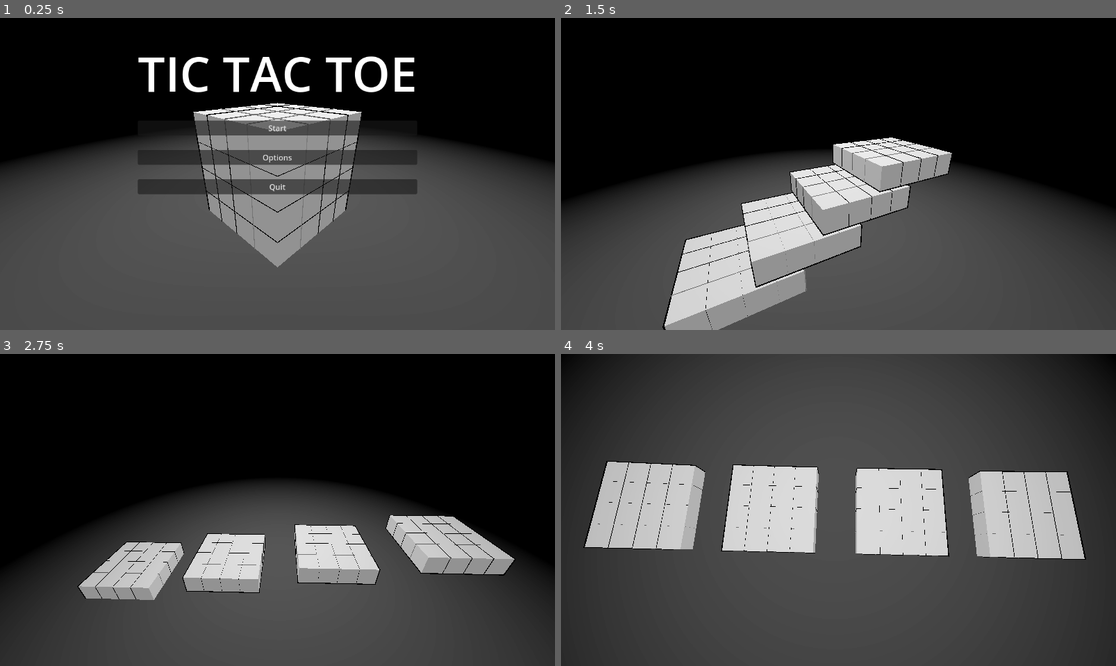
Above: before the commit, frames 1-4 (two rows, left to right).
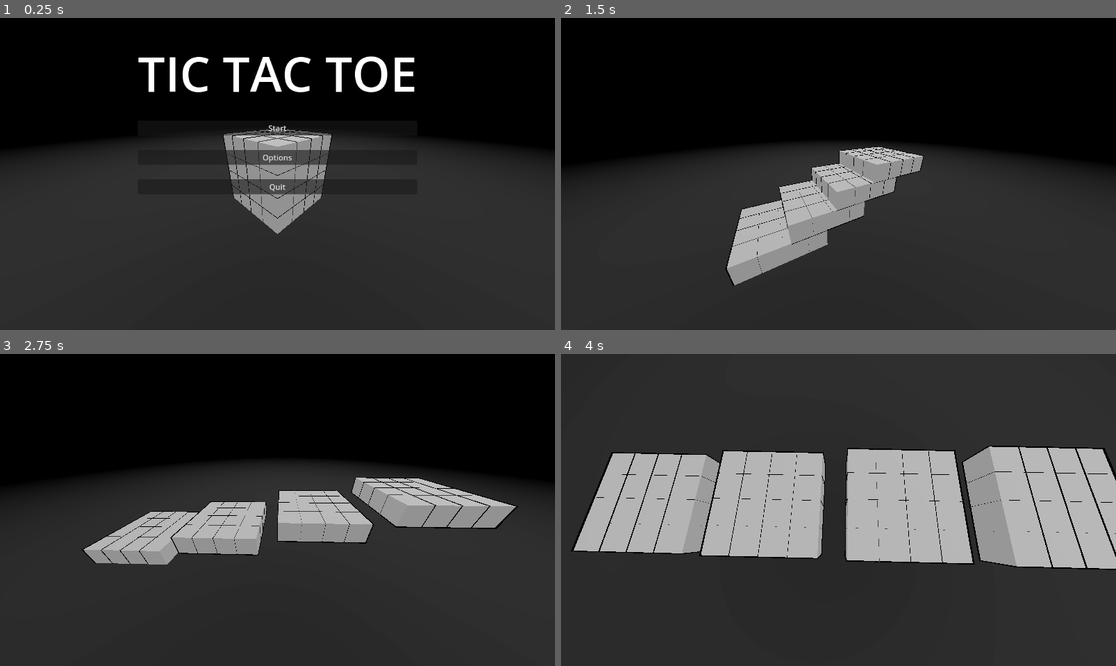
Above: after the commit, the same moments.

Repository: WingusInbound/3D-Tic-Tac-Toe
Game: Godot game, scene res://Scenes/main.tscn
The game is run twice, just before and just after one commit, with the same random seed, the same clock (stepped at 60 frames per second) and the same inputs.
Inputs (mouse positions are in pixels of both pictures, inside the frame that each line leads up to):
- Up to frame 1 (0.25 s): no input
- Up to frame 2 (1.5 s): click "Start" at 0.5 s; move the mouse to (960, 158) at 1.27 s; press the mouse at (960, 158) at 1.28 s
- Up to frame 3 (2.75 s): move the mouse to (166, 525) at 2.02 s; release the mouse at (166, 525) at 2.03 s; click (166, 525) at 2.1 s
- Up to frame 4 (4 s): move the mouse to (894, 441) at 2.77 s; press the mouse at (894, 441) at 2.78 s; move the mouse to (810, 572) at 3.52 s; release the mouse at (810, 572) at 3.53 s; click (810, 572) at 3.6 s

The runs differ from the first frame. In frame 1, 47% of the frame differs, in the area x 0-100%, y 27-100%; in frame 2, 36%; in frame 3, 43%; in frame 4, 47%, in the area x 0-100%, y 0-100%.

Commit message:
messed around, found out

Diff:
--- a/Scenes/main.tscn
+++ b/Scenes/main.tscn
@@ -33,247 +33,38 @@
 tracks/0/type = "value"
 tracks/0/imported = false
 tracks/0/enabled = true
-tracks/0/path = NodePath("LayerFour:position")
+tracks/0/path = NodePath("Camera3D:position")
 tracks/0/interp = 1
 tracks/0/loop_wrap = true
 tracks/0/keys = {
 "times": PackedFloat32Array(0),
 "transitions": PackedFloat32Array(1),
 "update": 0,
-"values": [Vector3(0, 0, 0)]
+"values": [Vector3(-5, 5, 5)]
 }
 tracks/1/type = "value"
 tracks/1/imported = false
 tracks/1/enabled = true
-tracks/1/path = NodePath("LayerThree:position")
+tracks/1/path = NodePath("Camera3D:rotation")
 tracks/1/interp = 1
 tracks/1/loop_wrap = true
 tracks/1/keys = {
 "times": PackedFloat32Array(0),
 "transitions": PackedFloat32Array(1),
 "update": 0,
-"values": [Vector3(0, 0, 0)]
+"values": [Vector3(-0.436332, -0.785398, 0)]
 }
 tracks/2/type = "value"
 tracks/2/imported = false
 tracks/2/enabled = true
-tracks/2/path = NodePath("LayerTwo:position")
+tracks/2/path = NodePath("Camera3D:fov")
 tracks/2/interp = 1
 tracks/2/loop_wrap = true
 tracks/2/keys = {
 "times": PackedFloat32Array(0),
 "transitions": PackedFloat32Array(1),
 "update": 0,
-"values": [Vector3(0, 0, 0)]
-}
-tracks/3/type = "value"
-tracks/3/imported = false
-tracks/3/enabled = true
-tracks/3/path = NodePath("LayerOne:position")
-tracks/3/interp = 1
-tracks/3/loop_wrap = true
-tracks/3/keys = {
-"times": PackedFloat32Array(0),
-"transitions": PackedFloat32Array(1),
-"update": 0,
-"values": [Vector3(0, 0, 0)]
-}
-tracks/4/type = "value"
-tracks/4/imported = false
-tracks/4/enabled = true
-tracks/4/path = NodePath("Camera3D:position")
-tracks/4/interp = 1
-tracks/4/loop_wrap = true
-tracks/4/keys = {
-"times": PackedFloat32Array(0),
-"transitions": PackedFloat32Array(1),
-"update": 0,
-"values": [Vector3(-5, 5, 5)]
-}
-tracks/5/type = "value"
-tracks/5/imported = false
-tracks/5/enabled = true
-tracks/5/path = NodePath("Camera3D:rotation")
-tracks/5/interp = 1
-tracks/5/loop_wrap = true
-tracks/5/keys = {
-"times": PackedFloat32Array(0),
-"transitions": PackedFloat32Array(1),
-"update": 0,
-"values": [Vector3(-0.436332, -0.785398, 0)]
-}
-tracks/6/type = "value"
-tracks/6/imported = false
-tracks/6/enabled = true
-tracks/6/path = NodePath("LayerThree:rotation")
-tracks/6/interp = 1
-tracks/6/loop_wrap = true
-tracks/6/keys = {
-"times": PackedFloat32Array(0),
-"transitions": PackedFloat32Array(1),
-"update": 0,
-"values": [Vector3(0, 0, 0)]
-}
-tracks/7/type = "value"
-tracks/7/imported = false
-tracks/7/enabled = true
-tracks/7/path = NodePath("LayerOne:rotation")
-tracks/7/interp = 1
-tracks/7/loop_wrap = true
-tracks/7/keys = {
-"times": PackedFloat32Array(0),
-"transitions": PackedFloat32Array(1),
-"update": 0,
-"values": [Vector3(0, 0, 0)]
-}
-tracks/8/type = "value"
-tracks/8/imported = false
-tracks/8/enabled = true
-tracks/8/path = NodePath("LayerTwo:rotation")
-tracks/8/interp = 1
-tracks/8/loop_wrap = true
-tracks/8/keys = {
-"times": PackedFloat32Array(0),
-"transitions": PackedFloat32Array(1),
-"update": 0,
-"values": [Vector3(0, 0, 0)]
-}
-tracks/9/type = "value"
-tracks/9/imported = false
-tracks/9/enabled = true
-tracks/9/path = NodePath("LayerFour:rotation")
-tracks/9/interp = 1
-tracks/9/loop_wrap = true
-tracks/9/keys = {
-"times": PackedFloat32Array(0),
-"transitions": PackedFloat32Array(1),
-"update": 0,
-"values": [Vector3(0, 0, 0)]
-}
-
-[sub_resource type="Animation" id="Animation_rmkl8"]
-resource_name = "game_win"
-length = 4.0
-step = 1.0
-tracks/0/type = "value"
-tracks/0/imported = false
-tracks/0/enabled = true
-tracks/0/path = NodePath("LayerFour:position")
-tracks/0/interp = 2
-tracks/0/loop_wrap = true
-tracks/0/keys = {
-"times": PackedFloat32Array(0, 2, 3),
-"transitions": PackedFloat32Array(1, 1, 1),
-"update": 0,
-"values": [Vector3(0, 0, 0), Vector3(9, 0, 0), Vector3(9, -3, 0)]
-}
-tracks/1/type = "value"
-tracks/1/imported = false
-tracks/1/enabled = true
-tracks/1/path = NodePath("LayerThree:position")
-tracks/1/interp = 2
-tracks/1/loop_wrap = true
-tracks/1/keys = {
-"times": PackedFloat32Array(0, 2, 3),
-"transitions": PackedFloat32Array(1, 1, 1),
-"update": 0,
-"values": [Vector3(0, 0, 0), Vector3(3, 0, 0), Vector3(3, -2, 0)]
-}
-tracks/2/type = "value"
-tracks/2/imported = false
-tracks/2/enabled = true
-tracks/2/path = NodePath("LayerTwo:position")
-tracks/2/interp = 2
-tracks/2/loop_wrap = true
-tracks/2/keys = {
-"times": PackedFloat32Array(0, 2, 3),
-"transitions": PackedFloat32Array(1, 1, 1),
-"update": 0,
-"values": [Vector3(0, 0, 0), Vector3(-3, 0, 0), Vector3(-3, -1, 0)]
-}
-tracks/3/type = "value"
-tracks/3/imported = false
-tracks/3/enabled = true
-tracks/3/path = NodePath("LayerOne:position")
-tracks/3/interp = 2
-tracks/3/loop_wrap = true
-tracks/3/keys = {
-"times": PackedFloat32Array(0, 2, 3),
-"transitions": PackedFloat32Array(1, 1, 1),
-"update": 0,
-"values": [Vector3(0, 0, 0), Vector3(-9, 0, 0), Vector3(-9, 0, 0)]
-}
-tracks/4/type = "value"
-tracks/4/imported = false
-tracks/4/enabled = true
-tracks/4/path = NodePath("Camera3D:position")
-tracks/4/interp = 2
-tracks/4/loop_wrap = true
-tracks/4/keys = {
-"times": PackedFloat32Array(0, 2, 4),
-"transitions": PackedFloat32Array(1, 1, 1),
-"update": 0,
-"values": [Vector3(-5, 5, 5), Vector3(0, 10, 10), Vector3(0, 10, 0)]
-}
-tracks/5/type = "value"
-tracks/5/imported = false
-tracks/5/enabled = true
-tracks/5/path = NodePath("Camera3D:rotation")
-tracks/5/interp = 2
-tracks/5/loop_wrap = true
-tracks/5/keys = {
-"times": PackedFloat32Array(0, 2, 4),
-"transitions": PackedFloat32Array(1, 1, 1),
-"update": 0,
-"values": [Vector3(-0.436332, -0.785398, 0), Vector3(-0.436332, 0, 0), Vector3(-1.5708, 0, 0)]
-}
-tracks/6/type = "value"
-tracks/6/imported = false
-tracks/6/enabled = true
-tracks/6/path = NodePath("LayerThree:rotation")
-tracks/6/interp = 2
-tracks/6/loop_wrap = true
-tracks/6/keys = {
-"times": PackedFloat32Array(3, 4),
-"transitions": PackedFloat32Array(1, 1),
-"update": 0,
-"values": [Vector3(0, 0, 0), Vector3(0, 0, 0.0349066)]
-}
-tracks/7/type = "value"
-tracks/7/imported = false
-tracks/7/enabled = true
-tracks/7/path = NodePath("LayerOne:rotation")
-tracks/7/interp = 2
-tracks/7/loop_wrap = true
-tracks/7/keys = {
-"times": PackedFloat32Array(3, 4),
-"transitions": PackedFloat32Array(1, 1),
-"update": 0,
-"values": [Vector3(0, 0, 0), Vector3(0, 0, -0.174533)]
-}
-tracks/8/type = "value"
-tracks/8/imported = false
-tracks/8/enabled = true
-tracks/8/path = NodePath("LayerTwo:rotation")
-tracks/8/interp = 2
-tracks/8/loop_wrap = true
-tracks/8/keys = {
-"times": PackedFloat32Array(3, 4),
-"transitions": PackedFloat32Array(1, 1),
-"update": 0,
-"values": [Vector3(0, 0, 0), Vector3(0, 0, -0.0349066)]
-}
-tracks/9/type = "value"
-tracks/9/imported = false
-tracks/9/enabled = true
-tracks/9/path = NodePath("LayerFour:rotation")
-tracks/9/interp = 2
-tracks/9/loop_wrap = true
-tracks/9/keys = {
-"times": PackedFloat32Array(3, 4),
-"transitions": PackedFloat32Array(1, 1),
-"update": 0,
-"values": [Vector3(0, 0, 0), Vector3(0, 0, 0.0872665)]
+"values": [100.0]
 }
 
 [sub_resource type="Animation" id="Animation_ydefg"]
@@ -283,183 +74,64 @@
 tracks/0/type = "value"
 tracks/0/imported = false
 tracks/0/enabled = true
-tracks/0/path = NodePath("LayerFour:position")
+tracks/0/path = NodePath("Camera3D:position")
 tracks/0/interp = 2
 tracks/0/loop_wrap = true
 tracks/0/keys = {
-"times": PackedFloat32Array(0, 2, 3),
+"times": PackedFloat32Array(0, 2, 4),
 "transitions": PackedFloat32Array(1, 1, 1),
 "update": 0,
-"values": [Vector3(0, 0, 0), Vector3(9, 0, 0), Vector3(9, -3, 0)]
+"values": [Vector3(-5, 5, 5), Vector3(0, 10, 10), Vector3(0, 10, 0)]
 }
 tracks/1/type = "value"
 tracks/1/imported = false
 tracks/1/enabled = true
-tracks/1/path = NodePath("LayerThree:position")
+tracks/1/path = NodePath("Camera3D:rotation")
 tracks/1/interp = 2
 tracks/1/loop_wrap = true
 tracks/1/keys = {
-"times": PackedFloat32Array(0, 2, 3),
-"transitions": PackedFloat32Array(1, 1, 1),
-"update": 0,
-"values": [Vector3(0, 0, 0), Vector3(3, 0, 0), Vector3(3, -2, 0)]
-}
-tracks/2/type = "value"
-tracks/2/imported = false
-tracks/2/enabled = true
-tracks/2/path = NodePath("LayerTwo:position")
-tracks/2/interp = 2
-tracks/2/loop_wrap = true
-tracks/2/keys = {
-"times": PackedFloat32Array(0, 2, 3),
-"transitions": PackedFloat32Array(1, 1, 1),
-"update": 0,
-"values": [Vector3(0, 0, 0), Vector3(-3, 0, 0), Vector3(-3, -1, 0)]
-}
-tracks/3/type = "value"
-tracks/3/imported = false
-tracks/3/enabled = true
-tracks/3/path = NodePath("LayerOne:position")
-tracks/3/interp = 2
-tracks/3/loop_wrap = true
-tracks/3/keys = {
-"times": PackedFloat32Array(0, 2, 3),
-"transitions": PackedFloat32Array(1, 1, 1),
-"update": 0,
-"values": [Vector3(0, 0, 0), Vector3(-9, 0, 0), Vector3(-9, 0, 0)]
-}
-tracks/4/type = "value"
-tracks/4/imported = false
-tracks/4/enabled = true
-tracks/4/path = NodePath("Camera3D:position")
-tracks/4/interp = 2
-tracks/4/loop_wrap = true
-tracks/4/keys = {
 "times": PackedFloat32Array(0, 2, 4),
 "transitions": PackedFloat32Array(1, 1, 1),
 "update": 0,
-"values": [Vector3(-5, 5, 5), Vector3(0, 10, 10), Vector3(0, 10, 0)]
-}
-tracks/5/type = "value"
-tracks/5/imported = false
-tracks/5/enabled = true
-tracks/5/path = NodePath("Camera3D:rotation")
-tracks/5/interp = 2
-tracks/5/loop_wrap = true
-tracks/5/keys = {
-"times": PackedFloat32Array(0, 2, 4),
-"transitions": PackedFloat32Array(1, 1, 1),
-"update": 0,
 "values": [Vector3(-0.436332, -0.785398, 0), Vector3(-0.436332, 0, 0), Vector3(-1.5708, 0, 0)]
 }
-tracks/6/type = "value"
-tracks/6/imported = false
-tracks/6/enabled = true
-tracks/6/path = NodePath("LayerThree:rotation")
-tracks/6/interp = 2
-tracks/6/loop_wrap = true
-tracks/6/keys = {
-"times": PackedFloat32Array(3, 4),
+
+[sub_resource type="Animation" id="Animation_5nuce"]
+resource_name = "rotate"
+length = 5.0
+tracks/0/type = "value"
+tracks/0/imported = false
+tracks/0/enabled = true
+tracks/0/path = NodePath("Camera3D:fov")
+tracks/0/interp = 1
+tracks/0/loop_wrap = true
+tracks/0/keys = {
+"times": PackedFloat32Array(0, 5),
 "transitions": PackedFloat32Array(1, 1),
 "update": 0,
-"values": [Vector3(0, 0, 0), Vector3(0, 0, 0.0349066)]
-}
-tracks/7/type = "value"
-tracks/7/imported = false
-tracks/7/enabled = true
-tracks/7/path = NodePath("LayerOne:rotation")
-tracks/7/interp = 2
-tracks/7/loop_wrap = true
-tracks/7/keys = {
-"times": PackedFloat32Array(3, 4),
-"transitions": PackedFloat32Array(1, 1),
-"update": 0,
-"values": [Vector3(0, 0, 0), Vector3(0, 0, -0.174533)]
-}
-tracks/8/type = "value"
-tracks/8/imported = false
-tracks/8/enabled = true
-tracks/8/path = NodePath("LayerTwo:rotation")
-tracks/8/interp = 2
-tracks/8/loop_wrap = true
-tracks/8/keys = {
-"times": PackedFloat32Array(3, 4),
-"transitions": PackedFloat32Array(1, 1),
-"update": 0,
-"values": [Vector3(0, 0, 0), Vector3(0, 0, -0.0349066)]
-}
-tracks/9/type = "value"
-tracks/9/imported = false
-tracks/9/enabled = true
-tracks/9/path = NodePath("LayerFour:rotation")
-tracks/9/interp = 2
-tracks/9/loop_wrap = true
-tracks/9/keys = {
-"times": PackedFloat32Array(3, 4),
-"transitions": PackedFloat32Array(1, 1),
-"update": 0,
-"values": [Vector3(0, 0, 0), Vector3(0, 0, 0.0872665)]
-}
-
-[sub_resource type="Animation" id="Animation_jxbgm"]
+"values": [100.0, 50.0]
+}
+
+[sub_resource type="AnimationLibrary" id="AnimationLibrary_r8lxa"]
+_data = {
+"RESET": SubResource("Animation_am3os"),
+"play_game": SubResource("Animation_ydefg"),
+"rotate": SubResource("Animation_5nuce")
+}
+
+[sub_resource type="Animation" id="Animation_mbplr"]
+resource_name = "play_game"
+length = 4.0
+
+[sub_resource type="Animation" id="Animation_7cg1e"]
 resource_name = "rotate"
 length = 5.0
 loop_mode = 1
-tracks/0/type = "value"
-tracks/0/imported = false
-tracks/0/enabled = true
-tracks/0/path = NodePath("LayerOne:rotation")
-tracks/0/interp = 1
-tracks/0/loop_wrap = true
-tracks/0/keys = {
-"times": PackedFloat32Array(0, 2.5, 5),
-"transitions": PackedFloat32Array(1, 1, 1),
-"update": 0,
-"values": [Vector3(0, 0, 0), Vector3(0, 3.14159, 0), Vector3(0, 6.28319, 0)]
-}
-tracks/1/type = "value"
-tracks/1/imported = false
-tracks/1/enabled = true
-tracks/1/path = NodePath("LayerTwo:rotation")
-tracks/1/interp = 1
-tracks/1/loop_wrap = true
-tracks/1/keys = {
-"times": PackedFloat32Array(0, 2.5, 5),
-"transitions": PackedFloat32Array(1, 1, 1),
-"update": 0,
-"values": [Vector3(0, 0, 0), Vector3(0, 3.14159, 0), Vector3(0, 6.28319, 0)]
-}
-tracks/2/type = "value"
-tracks/2/imported = false
-tracks/2/enabled = true
-tracks/2/path = NodePath("LayerThree:rotation")
-tracks/2/interp = 1
-tracks/2/loop_wrap = true
-tracks/2/keys = {
-"times": PackedFloat32Array(0, 2.5, 5),
-"transitions": PackedFloat32Array(1, 1, 1),
-"update": 0,
-"values": [Vector3(0, 0, 0), Vector3(0, 3.14159, 0), Vector3(0, 6.28319, 0)]
-}
-tracks/3/type = "value"
-tracks/3/imported = false
-tracks/3/enabled = true
-tracks/3/path = NodePath("LayerFour:rotation")
-tracks/3/interp = 1
-tracks/3/loop_wrap = true
-tracks/3/keys = {
-"times": PackedFloat32Array(0, 2.5, 5),
-"transitions": PackedFloat32Array(1, 1, 1),
-"update": 0,
-"values": [Vector3(0, 0, 0), Vector3(0, 3.14159, 0), Vector3(0, 6.28319, 0)]
-}
-
-[sub_resource type="AnimationLibrary" id="AnimationLibrary_r8lxa"]
+
+[sub_resource type="AnimationLibrary" id="AnimationLibrary_4pypu"]
 _data = {
-"RESET": SubResource("Animation_am3os"),
-"game_win": SubResource("Animation_rmkl8"),
-"play_game": SubResource("Animation_ydefg"),
-"rotate": SubResource("Animation_jxbgm")
+"play_game": SubResource("Animation_mbplr"),
+"rotate": SubResource("Animation_7cg1e")
 }
 
 [node name="Main" type="Node3D"]
@@ -492,6 +164,7 @@
 [node name="Camera3D" type="Camera3D" parent="."]
 transform = Transform3D(0.707107, 0.298836, -0.640856, 0, 0.906308, 0.422618, 0.707107, -0.298836, 0.640856, -5, 5, 5)
 current = true
+fov = 100.0
 
 [node name="LayerOne" type="Node3D" parent="."]
 
@@ -692,12 +365,17 @@
 [node name="Square15" parent="LayerFour" instance=ExtResource("3_edg6o")]
 transform = Transform3D(1, 0, 0, 0, 1, 0, 0, 0, 1, 1, 3, 1)
 
-[node name="AnimationPlayer" type="AnimationPlayer" parent="."]
+[node name="CameraAnimationPlayer" type="AnimationPlayer" parent="."]
 libraries = {
 "": SubResource("AnimationLibrary_r8lxa")
 }
 
+[node name="CubeAnimationPlayer" type="AnimationPlayer" parent="."]
+libraries = {
+"": SubResource("AnimationLibrary_4pypu")
+}
+
 [node name="WinCheck" type="Node3D" parent="."]
 script = ExtResource("4_vb1hq")
 
-[connection signal="animation_finished" from="AnimationPlayer" to="." method="_on_animation_player_animation_finished"]
+[connection signal="animation_finished" from="CameraAnimationPlayer" to="." method="_on_animation_player_animation_finished"]
--- a/Scripts/main.gd
+++ b/Scripts/main.gd
@@ -12,20 +12,27 @@
 var current_turn: int
 var players: Array
 var winner
-
+var cube_size: int
+var half_size: int
+
+# On Ready
 @onready var layer_one = $LayerOne
 @onready var layer_two = $LayerTwo
 @onready var layer_three = $LayerThree
 @onready var layer_four = $LayerFour
-@onready var anim_player = $AnimationPlayer
 @onready var layers = [layer_one, layer_two, layer_three, layer_four]
 @onready var win_check: Node3D = $WinCheck
 @onready var ui: UI = $UI_Canvas
-
-
+@onready var square = preload("res://Scenes/square.tscn")
+@onready var cube_anim_player: AnimationPlayer = $CubeAnimationPlayer
+@onready var camera_anim_player: AnimationPlayer = $CameraAnimationPlayer
+@onready var camera: Camera3D = $Camera3D
+@onready var spotlight: SpotLight3D = $SpotLight3D
+
+# Changes
 # Called when the node enters the scene tree for the first time.
 func _ready() -> void:
-	var _connections = Messenger.SELECTED.connect(tile_selected)
+	var _connections = Messenger.SELECTED.connect(_on_tile_selected)
 	var player_one: Player = Player.new()
 	player_one.color = preload("res://Assets/player_one_square.tres")
 	player_one.value = 1
@@ -33,34 +40,118 @@
 	player_two.color = preload("res://Assets/player_two_square.tres")
 	player_two.value = -1
 	players = [player_one, player_two]
-	set_square_map()
+	set_spotlight()
 	ui.main_menu()
 
-
-# Called during Ready, sets up map of cube
-func set_square_map():
-	for i in layers:
-		var children = i.get_children()
-		for child in children:
-			var key = get_string_coords(child.position)
-			square_map.get_or_add(key, child.value)
-
-
-# Called during Ready, chooses and sets starting player
-func start_game():
-	current_turn = randi_range(0, 1)
-	current_player = players[current_turn]
-	anim_player.play("play_game")
-
-
+# Runs every physics frame
 func _process(_delta) -> void:
 	if Input.is_action_just_pressed("pause") and game_state == GlobalVars.GameState.PLAY:
 		ui.toggle_pause()
 
 
+# Called during Ready, chooses and sets starting player
+func start_game():
+	for i in layers:
+		i.visible = false
+	current_turn = randi_range(0, 1)
+	current_player = players[current_turn]
+	cube_anim_player.play("play_game")
+	camera_anim_player.play("play_game")
+	cube_size = GlobalVars.cube_size
+	half_size = GlobalVars.cube_size/2
+	set_cube()
+	set_camera()
+
+
+# Called during Ready, updates spotlight location
+func set_spotlight() -> void:
+	spotlight.position = Vector3(0,50,0)
+
+
+# Called during Ready, creates the Node for the cube, each layer, and the squares.
+func set_cube() -> void:
+	# Creates Cube node and adds it to the tree
+	var cube = Node3D.new()
+	cube.name = "Cube"
+	add_child(cube)
+	var cube_node: Node3D = get_node("/root/Main/Cube") # Gets Cube node
+	# For each layer, y, in cube_size
+	for y in range(cube_size):
+		var temp_layer = Node3D.new() # Create a new node
+		temp_layer.name = "Layer" + str(y) # Sets layer name
+		cube_node.add_child(temp_layer) # Adds node as child of Cube
+		var layer_node: Node3D = get_node("/root/Main/Cube/" + str(temp_layer.name)) # Get Layer node
+		# For each dimension, x
+		for x in range(cube_size):
+			# For each dimension, z
+			for z in range(cube_size):
+				var temp_square = square.instantiate()
+				temp_square.name = "Square" + str(x*cube_size+z) # Names square node
+				layer_node.add_child(temp_square)
+				temp_square.global_position = Vector3(x-half_size,y,z-half_size)
+				var temp_key = get_string_coords(temp_square.position)
+				square_map.get_or_add(temp_key,temp_square.value)
+		# Set Animation Track for each layer
+		set_layer_animation_track(y, layer_node)
+	set_cube_animation_tracks()
+
+
+# Called in set_cube, sets layer Animation Track
+func set_layer_animation_track(y: int, node: Node3D) -> void:
+	var cube_anim: Animation = cube_anim_player.get_animation("play_game") # Gets animation for Cube
+	cube_anim.add_track(Animation.TYPE_POSITION_3D)
+	cube_anim.track_set_path(y, str(node.get_path()))
+	cube_anim.track_insert_key(y, 0, node.position)
+	if y < half_size:
+		# Negative X Position
+		cube_anim.track_insert_key(y,2,Vector3(-(abs(y-half_size)*cube_size+abs(y-half_size)),0,0))
+		cube_anim.track_insert_key(y,4,Vector3(-(abs(y-half_size)*cube_size+abs(y-half_size)),-y,0))
+	else:
+		# Positive X Position
+		cube_anim.track_insert_key(y,2,Vector3((abs(y-half_size)*cube_size+abs(y-half_size)),0,0))
+		cube_anim.track_insert_key(y,4,Vector3((abs(y-half_size)*cube_size+abs(y-half_size)),-y,0))
+
+
+# Called in set_cube, sets cube animation tracks for rotation and game_win
+func set_cube_animation_tracks() -> void:
+	var cube_anim: Animation = cube_anim_player.get_animation("play_game")
+	var cube_anim_game_win = cube_anim.duplicate()
+	var cube_library: AnimationLibrary = cube_anim_player.get_animation_library("")
+	cube_library.add_animation("game_win", cube_anim_game_win)
+	var cube_rotation_anim: Animation = cube_anim_player.get_animation("rotate")
+	cube_rotation_anim.add_track(2)
+	cube_rotation_anim.track_set_path(0,"/root/Main/Cube")
+	cube_rotation_anim.track_insert_key(0,0,Quaternion(Vector3(0,1,0),deg_to_rad(0)))
+	cube_rotation_anim.track_insert_key(0,2.5,Quaternion(Vector3(0,1,0),deg_to_rad(180)))
+	cube_rotation_anim.track_insert_key(0,5.0,Quaternion(Vector3(0,1,0),deg_to_rad(360)))
+
+
+# Called in Ready, set camera starting position and animations
+func set_camera() -> void:
+	camera.position = Vector3(-(cube_size+2),cube_size+2,cube_size+2) # Set starting location for camera
+	# Set animation track for play_game
+	var camera_anim: Animation = camera_anim_player.get_animation("play_game")
+	camera_anim.track_insert_key(0,0,camera.position)
+	camera_anim.track_insert_key(0,2,Vector3(half_size-cube_size,cube_size+2,cube_size+3))
+	print(cube_size)
+	if cube_size == 4:
+		print("cube_size = 4")
+		camera_anim.track_insert_key(0,4,Vector3(-(half_size+0.5),cube_size+half_size,0))
+	elif cube_size == 6:
+		print("cube_size = 6")
+		camera_anim.track_insert_key(0,4,Vector3(-(half_size+0.5),cube_size*2,0))
+	else:
+		print("cube_size = 8")
+		camera_anim.track_insert_key(0,4,Vector3(-(half_size+0.5),cube_size*2.5,0))
+	# Duplicate play_game for game_win animation
+	var camera_anim_game_win = camera_anim.duplicate()
+	var library: AnimationLibrary = camera_anim_player.get_animation_library("")
+	library.add_animation("game_win", camera_anim_game_win)
+
+
 # Triggered when a box is clicked
 # Collects data from selected box and calls for applicable changes
-func tile_selected(square):
+func _on_tile_selected(square):
 	if game_state != GlobalVars.GameState.PLAY:
 		return
 	var key = get_string_coords(square.position)
@@ -69,19 +160,9 @@
 	turn(key)
 
 
-# Returns positional cordinates of a box as a 3 digit string
-func get_string_coords(coords: Vector3) -> String:
-	var temp_string: String = ""
-	temp_string += str(coords.x + 2)
-	temp_string += str(coords.y)
-	temp_string += str(coords.z + 2)
-	return temp_string
-
-
 # Determines if the selected box results in a win
 # Otherwise, toggle current player
 func turn(key):
-	print("Key: ", key)
 	winner = win_check.validate(key)
 	if winner:
 		game_state = GlobalVars.GameState.ENDING
@@ -89,20 +170,20 @@
 			print("Player 1 Wins!")
 		else:
 			print("Player 2 Wins")
-		anim_player.play_backwards("game_win")
+		cube_anim_player.play_backwards("game_win")
+		camera_anim_player.play_backwards("game_win")
 	else:
 		current_turn = (current_turn + 1) % 2
 		current_player = players[current_turn]
 
 
 func show_win():
-	#print(winner)
+	var cube_node: Node3D = get_node("/root/Main/Cube")
+	var layers = cube_node.get_children()
 	for i in layers:
 		var children = i.get_children()
 		for child in children:
-			#print(child.position)
 			var temp_key = get_string_coords(child.position)
-			#print(temp_key)
 			if str(temp_key) in winner:
 				continue
 			else:
@@ -110,9 +191,19 @@
 					child.anim_player.play("shrink")
 				else:
 					child.anim_player.play("shrink_player")
-	anim_player.play("rotate")
+	cube_anim_player.play("rotate")
+	camera_anim_player.play("rotate")
 	game_state = GlobalVars.GameState.DONE
 	ui.game_over()
+
+
+# Returns positional cordinates of a box as a 3 digit string
+func get_string_coords(coords: Vector3) -> String:
+	var temp_string: String = ""
+	temp_string += str(coords.x + half_size)
+	temp_string += str(coords.y)
+	temp_string += str(coords.z + half_size)
+	return temp_string
 
 
 func _on_animation_player_animation_finished(anim_name: StringName) -> void:
--- a/Scripts/options_menu.gd
+++ b/Scripts/options_menu.gd
@@ -14,6 +14,6 @@
 
 
 func _on_cube_size_plus_button_pressed() -> void:
-	if GlobalVars.cube_size < 10:
+	if GlobalVars.cube_size < 8:
 		GlobalVars.cube_size += 2
 		cube_size_display_label.text = str(GlobalVars.cube_size)
--- a/Scripts/square.gd
+++ b/Scripts/square.gd
@@ -1,15 +1,20 @@
 extends Node3D
 
+# Public
+var value: int
+
+# Private
+var selected: bool = false
+var main: Node3D
+
+# On Ready
 @onready var mesh: MeshInstance3D = $MeshInstance3D
 @onready var anim_player: AnimationPlayer = $AnimationPlayer
-@onready var main: Node3D = get_owner()
-
-var selected: bool = false
-var wins = []
-var value: int
 
 # Called when the node enters the scene tree for the first time.
 func _ready() -> void:
+	if is_inside_tree():
+		main = get_node("/root/Main")
 	pass # Replace with function body.
 
 
@@ -25,7 +30,6 @@
 		mesh.material_override = main.current_player.color
 
 
-
 func _on_area_3d_mouse_exited() -> void:
 	if selected:
 		return
@@ -38,7 +42,6 @@
 		if selected:
 			return
 		if main.game_state == GlobalVars.GameState.PLAY:
-			#print("Left Clicked")
 			mesh.material_override = main.current_player.color
 			value = main.current_player.value
 			Messenger.SELECTED.emit(self)
Not shown: 1 places in Scenes/main.tscn that only renumber resources
Not shown, removed: maiEE1B.tmp
